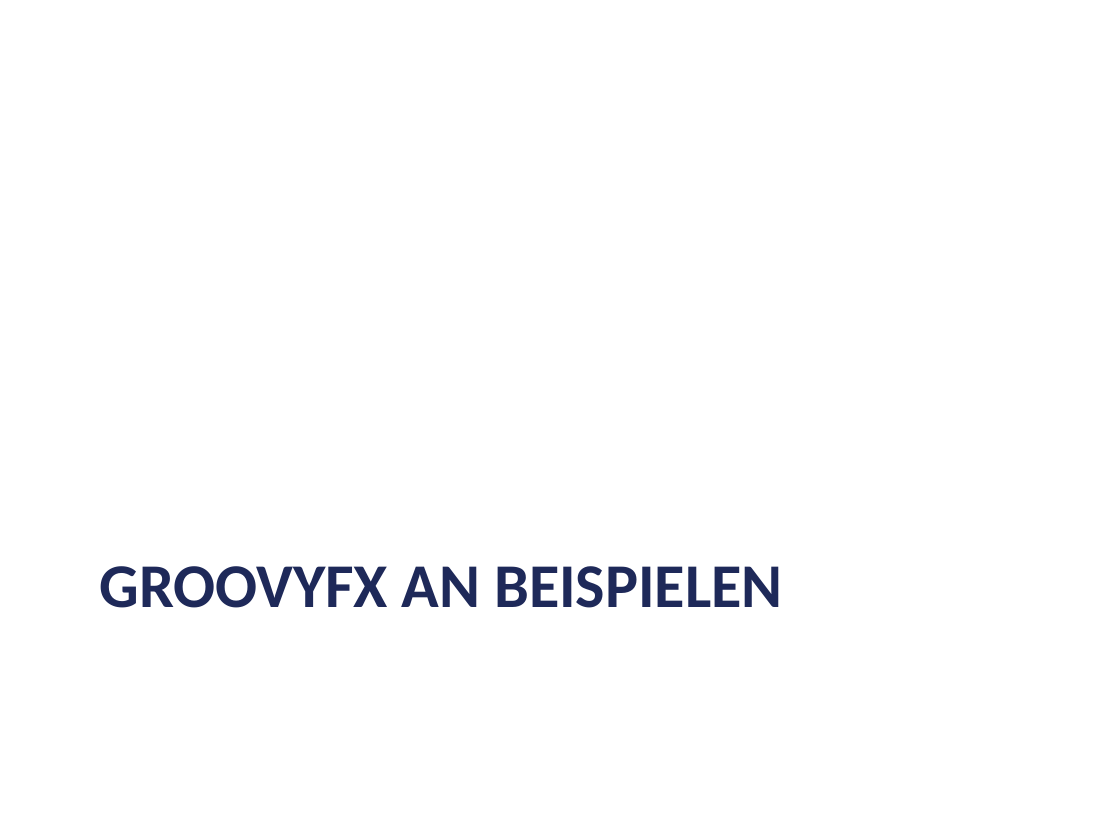
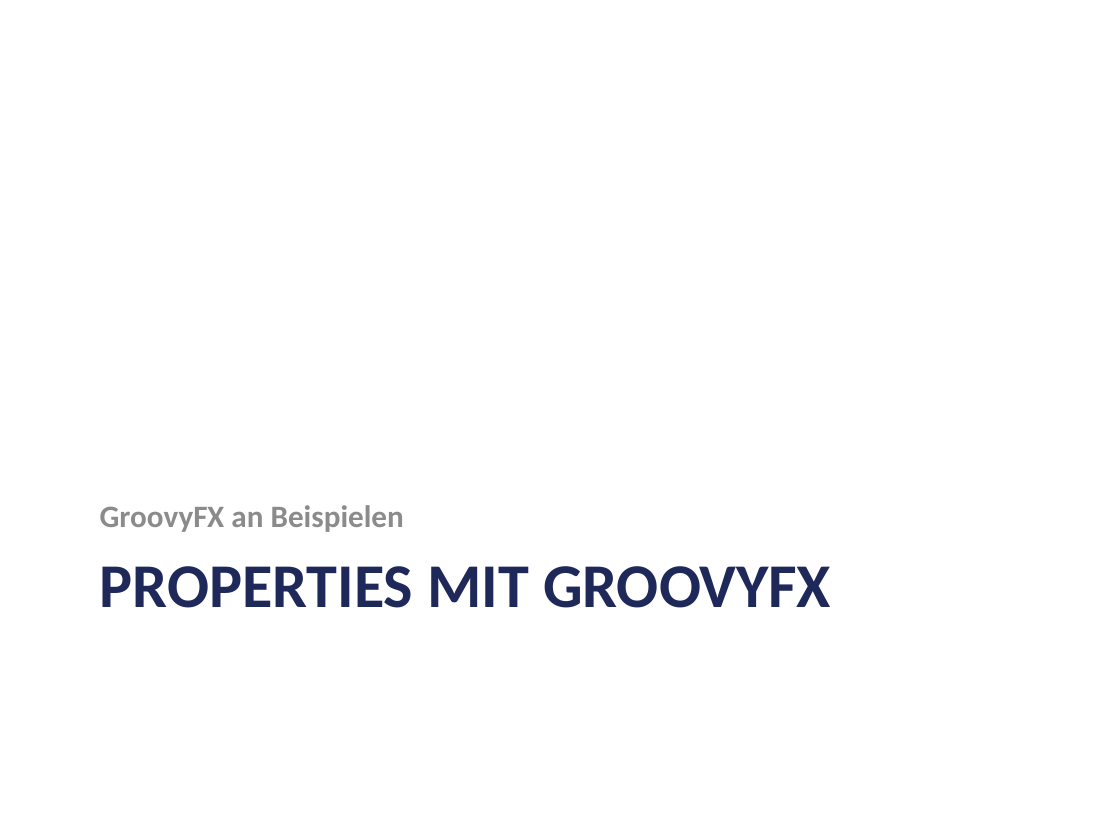
Before and after one commit to codescape/presentations, a slide deck: slide 20 of groovyfx-entfesselt-javafx/groovyfx-oop-2012.pptx (slide 19 before the commit). Drawn at 1120x840 pixels with LibreOffice and Linux fonts; fonts in the diff are those of the drawing; background and template pictures are left out. Boxes give left, top, right and bottom in pixels: in the first picture for what was removed or moved away, otherwise in the second. Text is boxed around its words. In the diff, an @@ line names an element or a change of style, - is before the commit and + after.

```diff
--- a/groovyfx-entfesselt-javafx/groovyfx-oop-2012.pptx
+++ b/groovyfx-entfesselt-javafx/groovyfx-oop-2012.pptx
@@ text added at [100,505,404,532], 20 pt, text #8C8C8C, bold @@
+GroovyFX an Beispielen
@@ title at [100,566,831,608]: text changed @@
-GROOVYFX AN BEISPIELEN
+PROPERTIES MIT GROOVYFX
```
Also in this commit, not shown: 3 other slides changed, 8 slides added, 3 other files.
